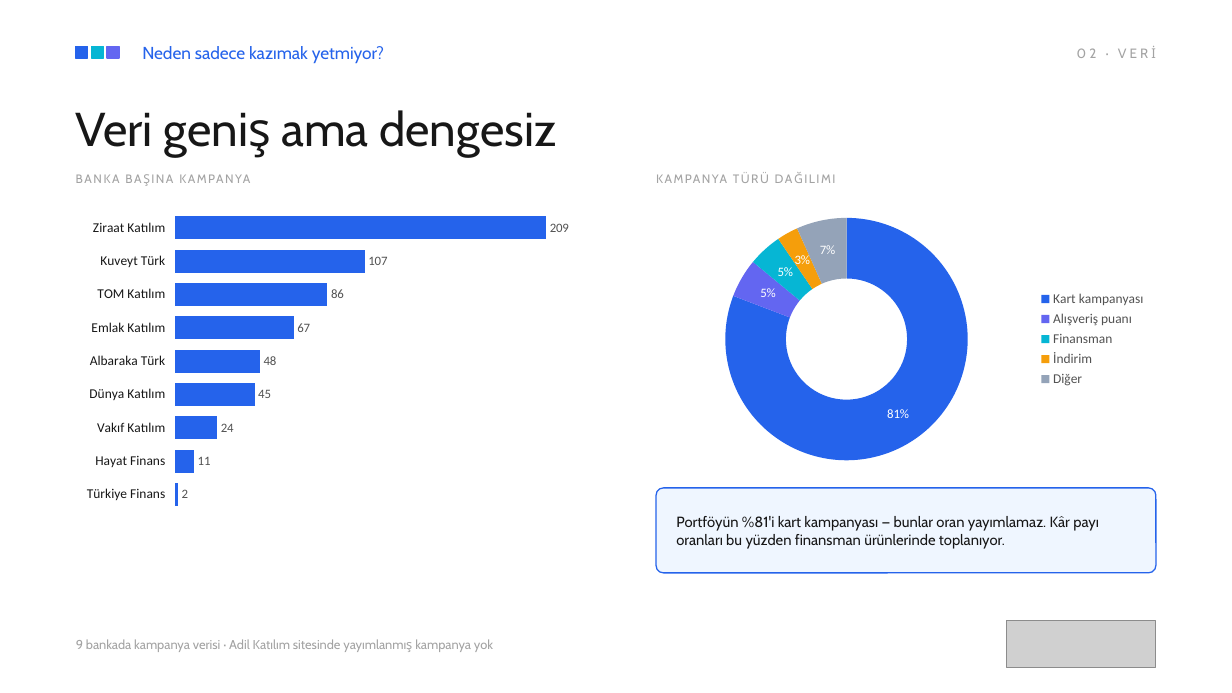
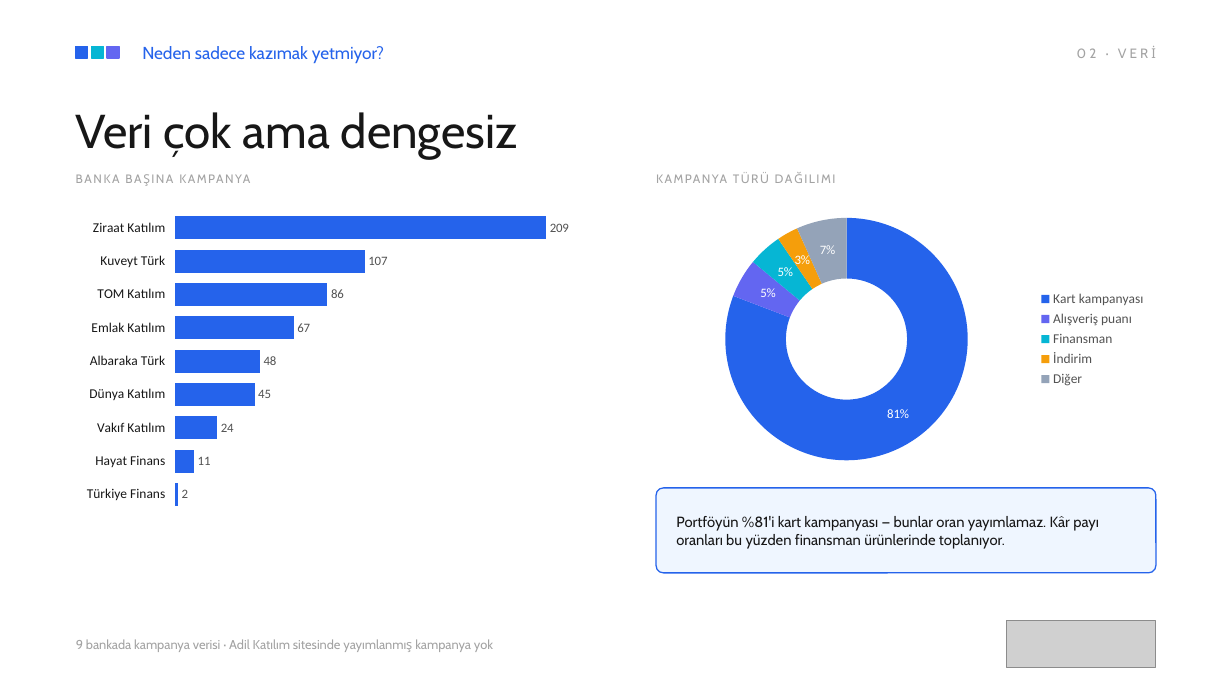
Before and after one commit to SmartData58/Teknofest2026_FinAgent, a slide deck: slide 5 of SmartData-BiQuery-Sunum.pptx. Drawn at 1232x693 pixels with LibreOffice and Linux fonts; fonts in the diff are those of the drawing; grey boxes stand for pictures; background and template pictures are left out. Boxes give left, top, right and bottom in pixels: in the first picture for what was removed or moved away, otherwise in the second. Text is boxed around its words. In the diff, an @@ line names an element or a change of style, - is before the commit and + after.

```diff
--- a/SmartData-BiQuery-Sunum.pptx
+++ b/SmartData-BiQuery-Sunum.pptx
@@ text at box(76, 112, 518, 159): text changed @@
-Veri geniş ama dengesiz
+Veri çok ama dengesiz
```
Also in this commit, not shown: 10 other slides changed, 3 slides added.
